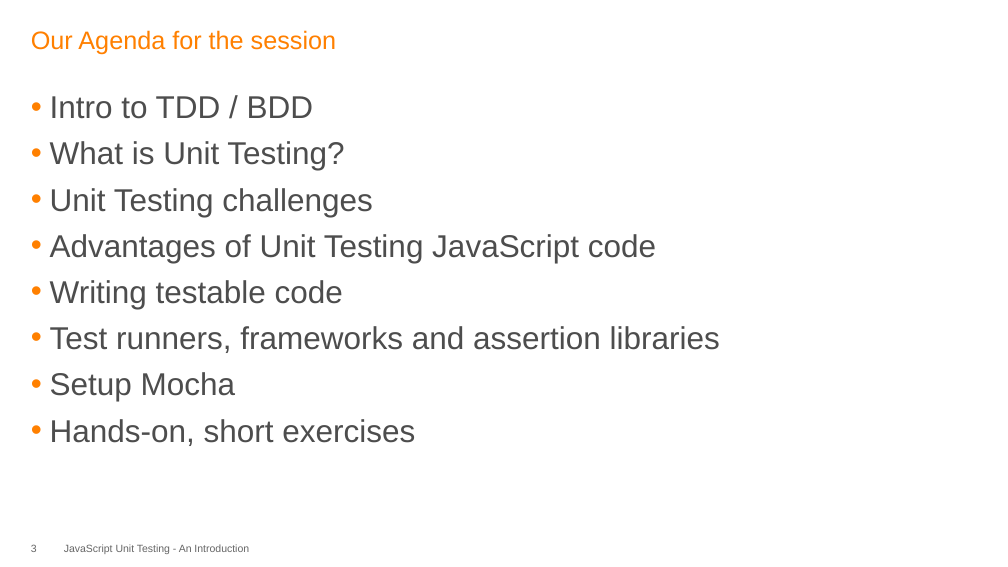
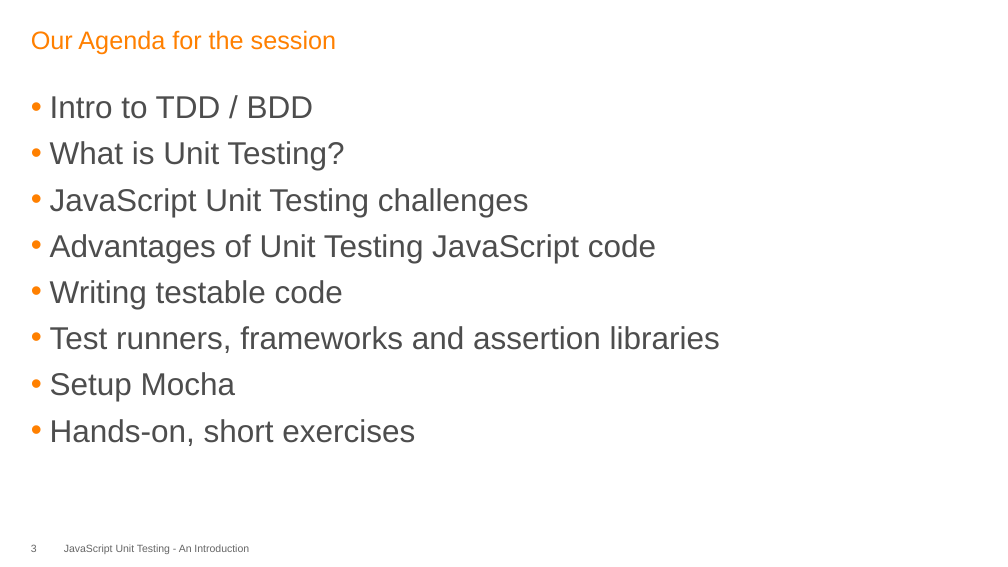
Before and after one commit to madjava/unconf, a slide deck: slide 3 of JavaScript Uint Testing.pptx. Drawn at 1008x567 pixels with LibreOffice and Linux fonts; fonts in the diff are those of the drawing; background and template pictures are left out. Boxes give left, top, right and bottom in pixels: in the first picture for what was removed or moved away, otherwise in the second. Text is boxed around its words. In the diff, an @@ line names an element or a change of style, - is before the commit and + after.

```diff
--- a/JavaScript Uint Testing.pptx
+++ b/JavaScript Uint Testing.pptx
@@ text at [50, 188, 529, 217]: text changed @@
-  • Unit Testing challenges
+  • JavaScript Unit Testing challenges
```
Also in this commit, not shown: 5 other slides changed.
